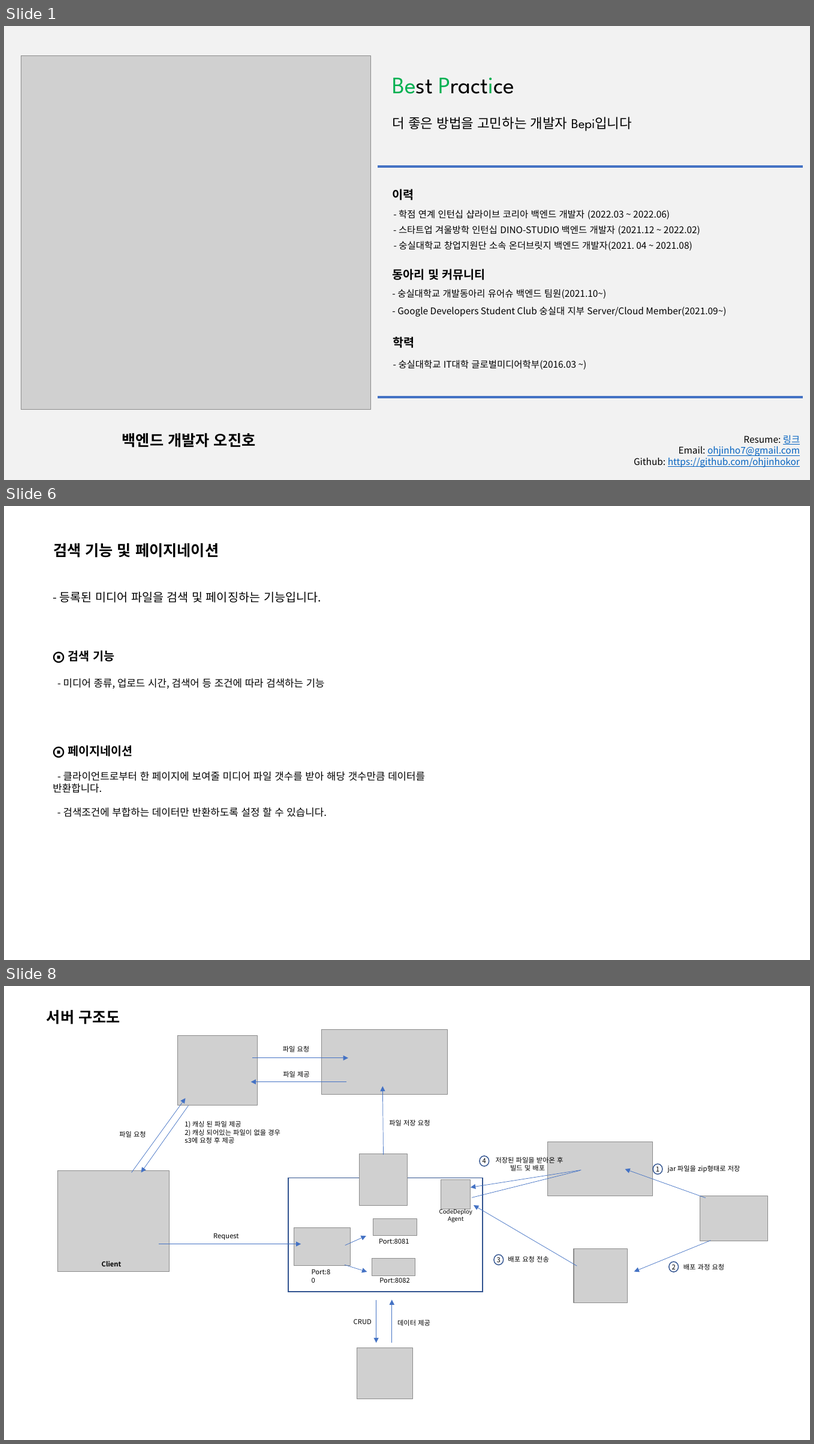
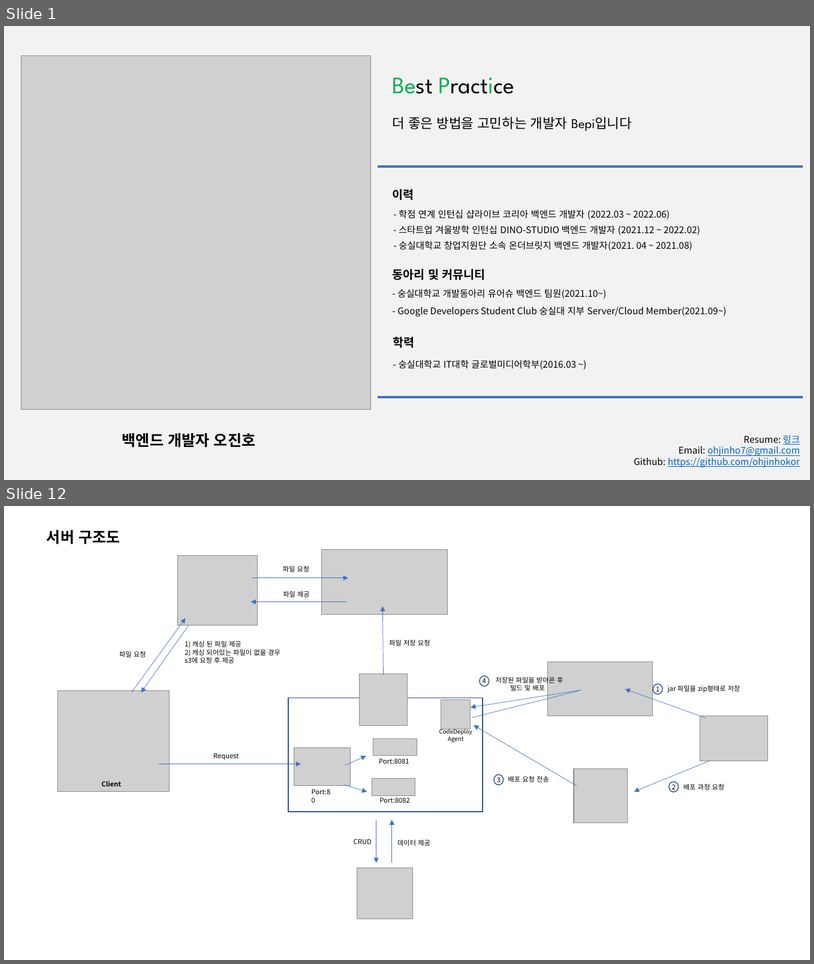
Before and after one commit to ohjinhokor/PortFolio, a slide deck: 오진호 포트폴리오.pptx. Shown one above the other, each under a label of ours: slides 1, 6 and 8 before the commit, slides 1 and 12 after it; the slides between them are not shown. The pictures are 814x1444 and 814x964 pixels, drawn with LibreOffice and Linux fonts; fonts in the diff are those of the drawing; grey boxes stand for pictures; background and template pictures are left out. Boxes give left, top, right and bottom in pixels: in the first picture for what was removed or moved away, otherwise in the second. Text is boxed around its words. In the diff, an @@ line names an element or a change of style, - is before the commit and + after.

```diff
--- a/오진호 포트폴리오.pptx
+++ b/오진호 포트폴리오.pptx
@@ slide 6 removed at [4,506,810,960], background #FFFFFF @@
@@ text removed at [53,543,219,558] @@
-검색 기능 및 페이지네이션
@@ text removed at [60,591,321,603] @@
-- 등록된 미디어 파일을 검색 및 페이징하는 기능입니다.
@@ text removed at [53,650,425,817] @@
-⨀ 검색 기능
-- 미디어 종류, 업로드 시간, 검색어 등 조건에 따라 검색하는 기능
-⨀ 페이지네이션
-- 클라이언트로부터 한 페이지에 보여줄 미디어 파일 갯수를 받아 해당 갯수만큼 데이터를 반환합니다.
-- 검색조건에 부합하는 데이터만 반환하도록 설정 할 수 있습니다.
@@ what was slide 8 is now slide 12 @@
```
Also in this commit, not shown: 10 slides changed, 5 slides added, 1 other slide removed, 1 other file.
